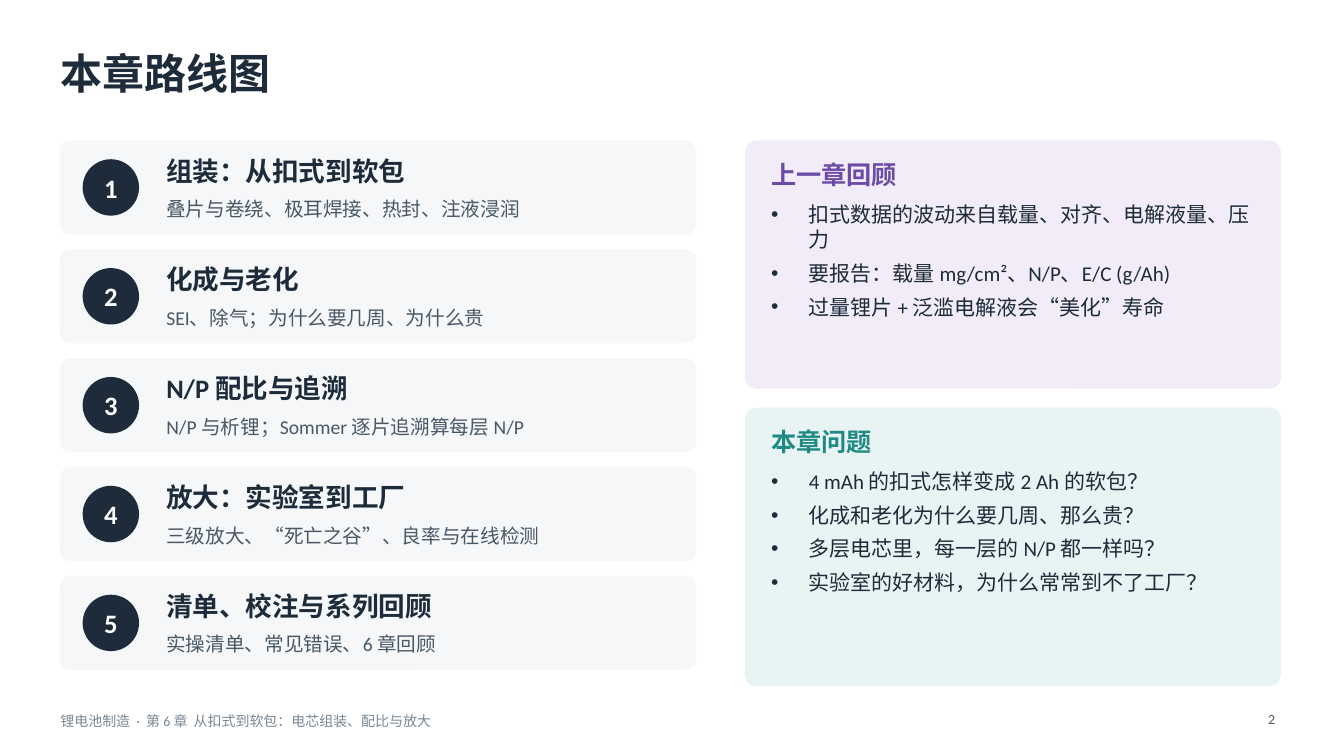
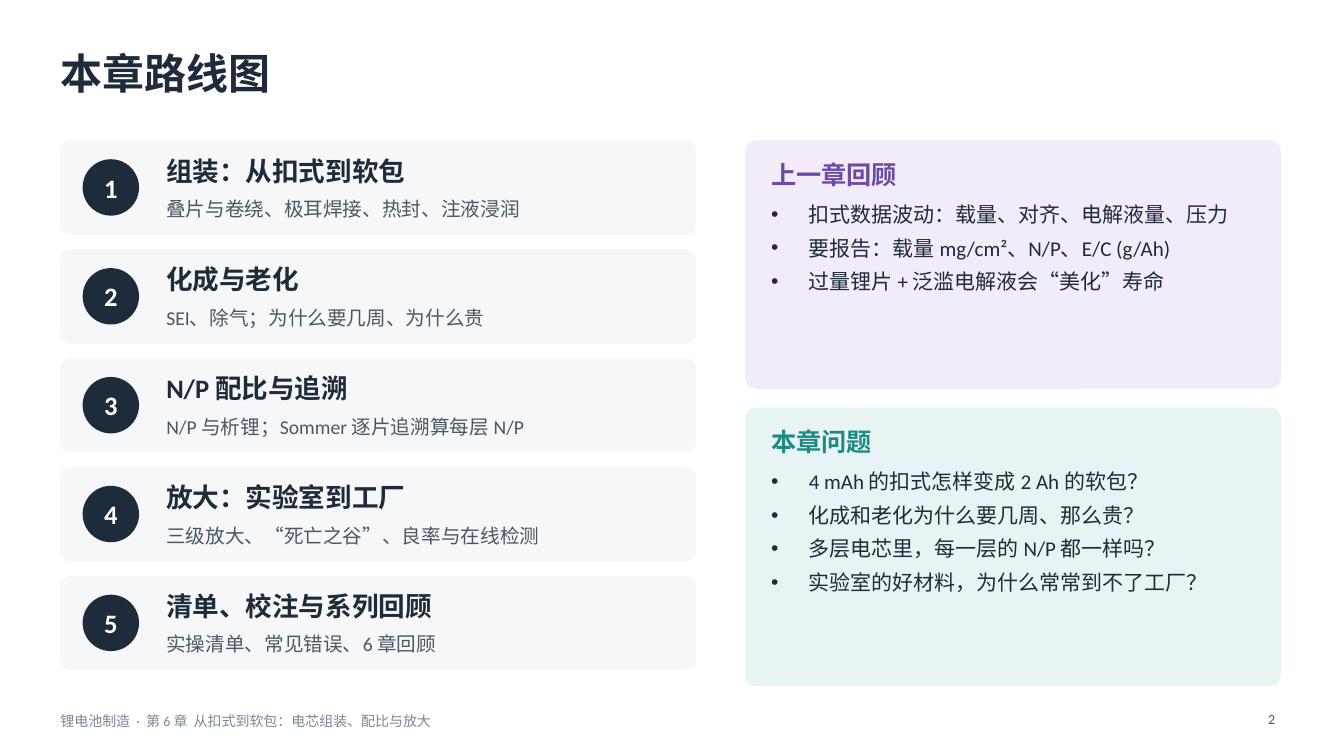
Before and after one commit to zhaoyuw44-lang/Trash, a slide deck: slide 2 of slides/decks/batmfg/batmfg_ch6.pptx. Drawn at 1344x756 pixels with LibreOffice and Linux fonts; fonts in the diff are those of the drawing. Boxes give left, top, right and bottom in pixels: in the first picture for what was removed or moved away, otherwise in the second. Text is boxed around its words. In the diff, an @@ line names an element or a change of style, - is before the commit and + after.

```diff
--- a/slides/decks/batmfg/batmfg_ch6.pptx
+++ b/slides/decks/batmfg/batmfg_ch6.pptx
@@ text at (809,204,1229,224): text changed @@
-• 扣式数据的波动来自载量、对齐、电解液量、压力
+• 扣式数据波动：载量、对齐、电解液量、压力
```
Also in this commit, not shown: 5 other slides changed, 1 other file.
